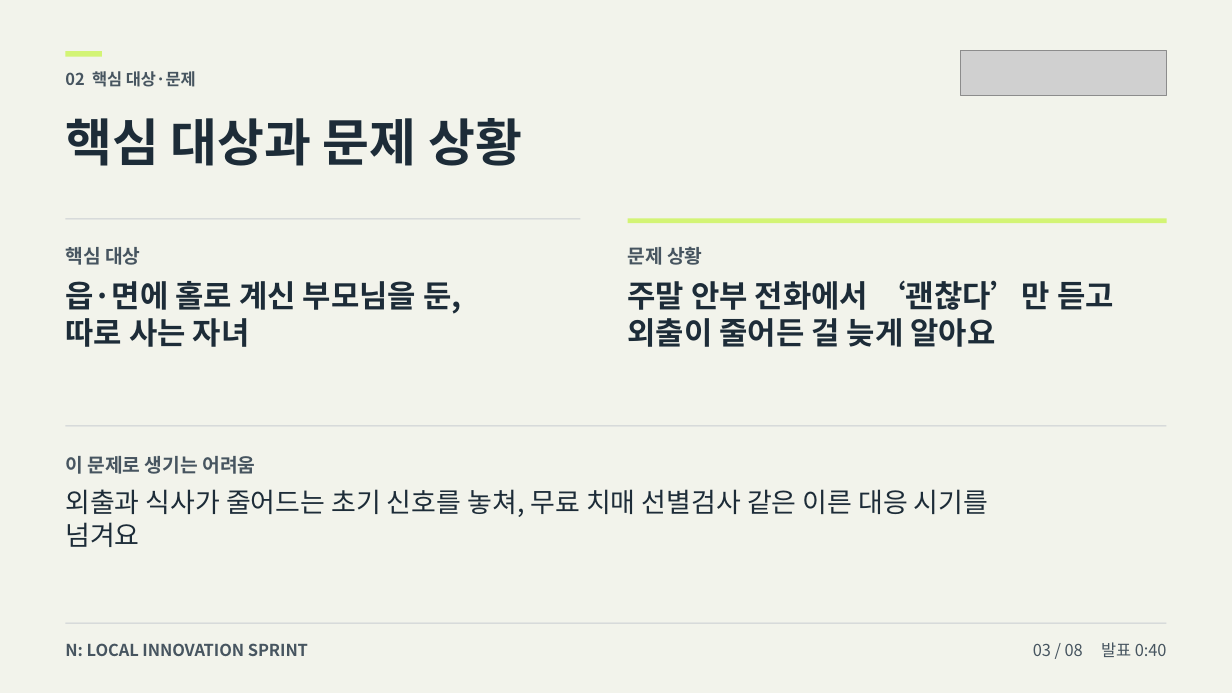
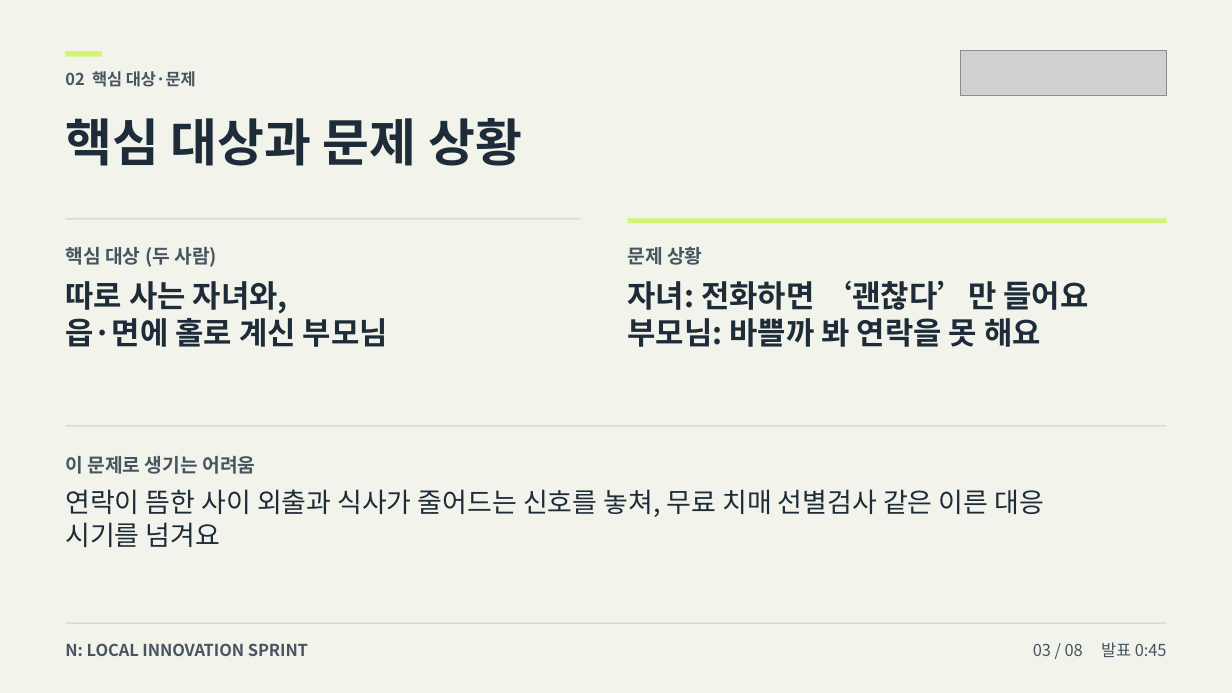
Before and after one commit to howoo101/masil, a slide deck: slide 3 of files/pitch-deck.pptx. Drawn at 1232x693 pixels with LibreOffice and Linux fonts; fonts in the diff are those of the drawing; grey boxes stand for pictures. Boxes give left, top, right and bottom in pixels: in the first picture for what was removed or moved away, otherwise in the second. Text is boxed around its words. In the diff, an @@ line names an element or a change of style, - is before the commit and + after.

```diff
--- a/files/pitch-deck.pptx
+++ b/files/pitch-deck.pptx
@@ text at [65, 247, 217, 267]: text changed @@
-핵심 대상
+핵심 대상 (두 사람)
@@ text at [65, 281, 388, 347]: text changed @@
-읍·면에 홀로 계신 부모님을 둔,
-따로 사는 자녀
+따로 사는 자녀와,
+읍·면에 홀로 계신 부모님
@@ text at [628, 280, 1088, 347]: text changed @@
-주말 안부 전화에서 ‘괜찮다’만 듣고
-외출이 줄어든 걸 늦게 알아요
+자녀: 전화하면 ‘괜찮다’만 들어요
+부모님: 바쁠까 봐 연락을 못 해요
@@ text at [65, 489, 1044, 547]: text changed @@
-외출과 식사가 줄어드는 초기 신호를 놓쳐, 무료 치매 선별검사 같은 이른 대응 시기를
-넘겨요
+연락이 뜸한 사이 외출과 식사가 줄어드는 신호를 놓쳐, 무료 치매 선별검사 같은 이른 대응
+시기를 넘겨요
@@ text at [1033, 642, 1167, 657]: text changed @@
-03 / 08 발표 0:40
+03 / 08 발표 0:45
```
Also in this commit, not shown: 7 other slides changed, 5 other files.
